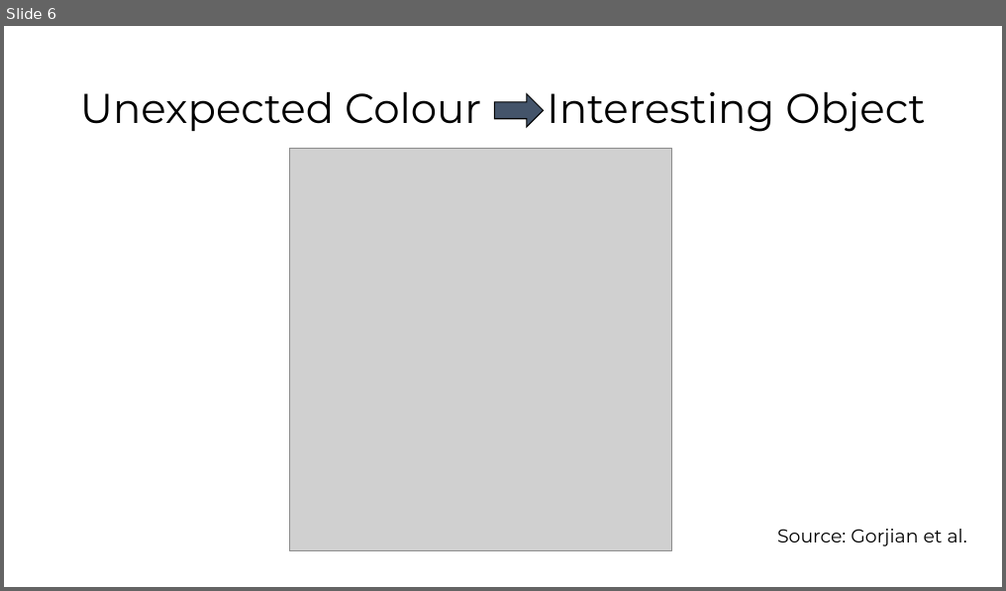
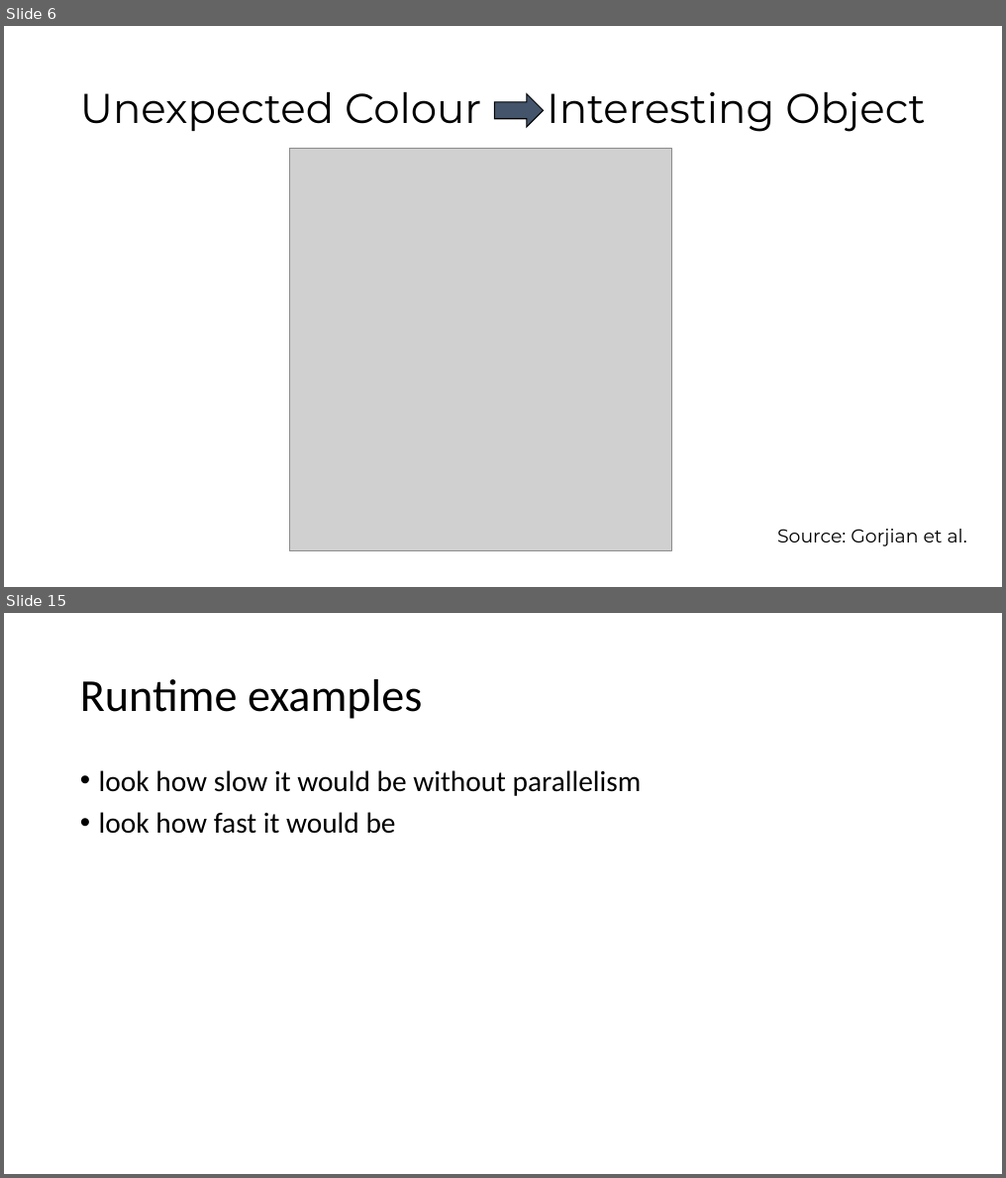
Before and after one commit to ibhojwani/seip_big_data, a slide deck: Presentation.pptx. Shown one above the other, each under a label of ours: slide 6 before the commit, slides 6 and 15 after it; the slides between them are not shown. The pictures are 1006x591 and 1006x1178 pixels, drawn with LibreOffice and Linux fonts; fonts in the diff are those of the drawing; grey boxes stand for pictures. Boxes give left, top, right and bottom in pixels: in the first picture for what was removed or moved away, otherwise in the second. Text is boxed around its words. In the diff, an @@ line names an element or a change of style, - is before the commit and + after.

```diff
--- a/Presentation.pptx
+++ b/Presentation.pptx
@@ slide 15 added at <box>4,613,1002,1174</box>, background #FFFFFF @@
@@ title added at <box>80,679,422,719</box>, 44 pt, text #000000 @@
+Runtime examples
@@ text added at <box>99,770,642,834</box>, 28 pt, text #000000 @@
+• look how slow it would be without parallelism
+• look how fast it would be
```
Also in this commit, not shown: 19 other slides added, 1 slide removed.
